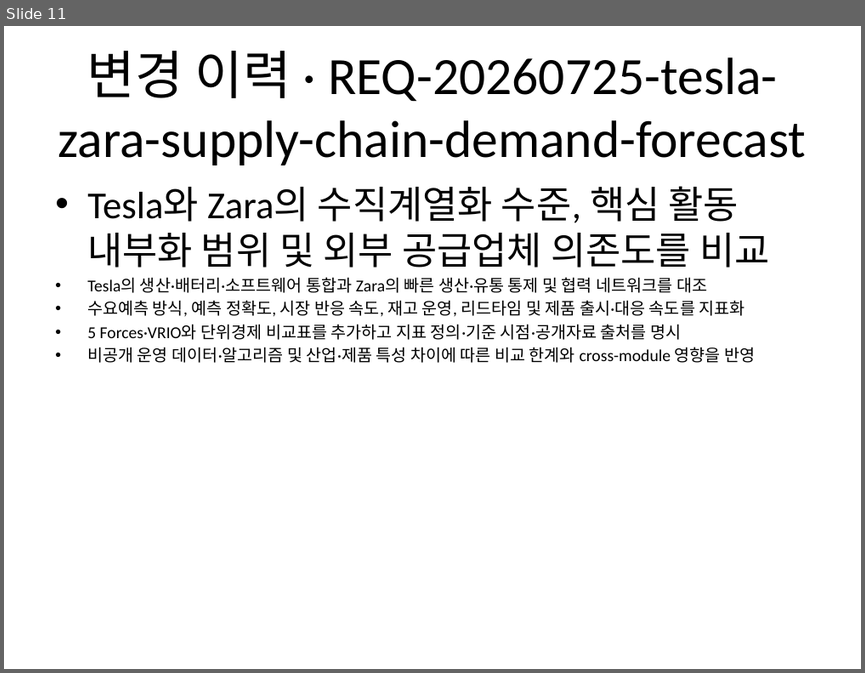
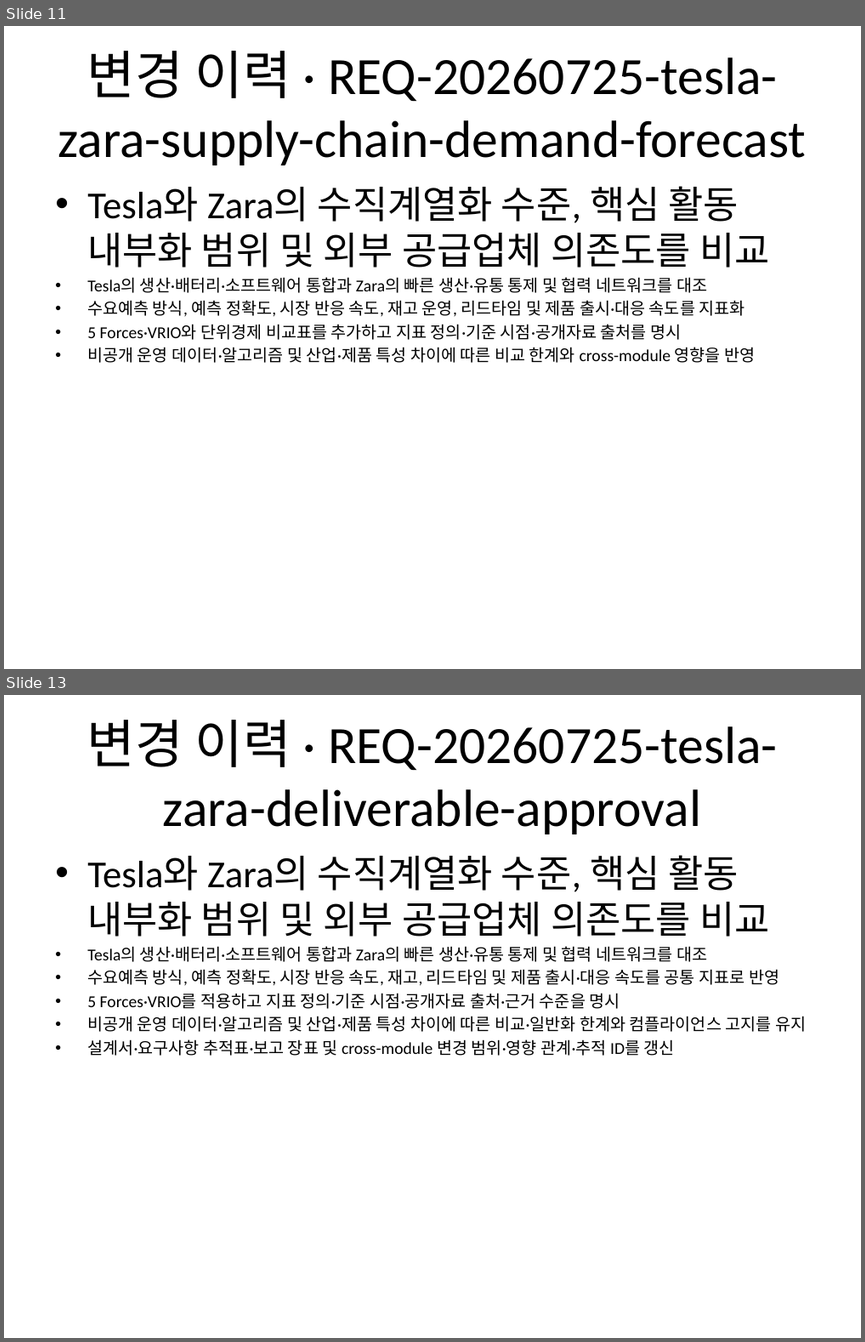
Before and after one commit to Abraxaspark91/n8n_termpjt, a slide deck: scenarios/S09_kaist_case_study/deliverables/Tesla_Zara_발표_덱.pptx. Shown one above the other, each under a label of ours: slide 11 before the commit, slides 11 and 13 after it; the slides between them are not shown. The pictures are 865x673 and 865x1342 pixels, drawn with LibreOffice and Linux fonts; fonts in the diff are those of the drawing. Boxes give left, top, right and bottom in pixels: in the first picture for what was removed or moved away, otherwise in the second. Text is boxed around its words. In the diff, an @@ line names an element or a change of style, - is before the commit and + after.

```diff
--- a/scenarios/S09_kaist_case_study/deliverables/Tesla_Zara_발표_덱.pptx
+++ b/scenarios/S09_kaist_case_study/deliverables/Tesla_Zara_발표_덱.pptx
@@ slide 13 added at (x1=4, y1=695, x2=861, y2=1338), background #FFFFFF @@
@@ title added at (x1=86, y1=720, x2=777, y2=834), 44 pt, text #000000 @@
+변경 이력 · REQ-20260725-tesla-zara-deliverable-approval
@@ text added at (x1=87, y1=855, x2=806, y2=1055), 14 pt, text #000000 @@
+• Tesla와 Zara의 수직계열화 수준, 핵심 활동 내부화 범위 및 외부 공급업체 의존도를 비교
+• Tesla의 생산·배터리·소프트웨어 통합과 Zara의 빠른 생산·유통 통제 및 협력 네트워크를 대조
+• 수요예측 방식, 예측 정확도, 시장 반응 속도, 재고, 리드타임 및 제품 출시·대응 속도를 공통 지표로 반영
+• 5 Forces·VRIO를 적용하고 지표 정의·기준 시점·공개자료 출처·근거 수준을 명시
+• 비공개 운영 데이터·알고리즘 및 산업·제품 특성 차이에 따른 비교·일반화 한계와 컴플라이언스 고지를 유지
+• 설계서·요구사항 추적표·보고 장표 및 cross-module 변경 범위·영향 관계·추적 ID를 갱신
```
Also in this commit, not shown: 1 slide changed, 8 other files.
